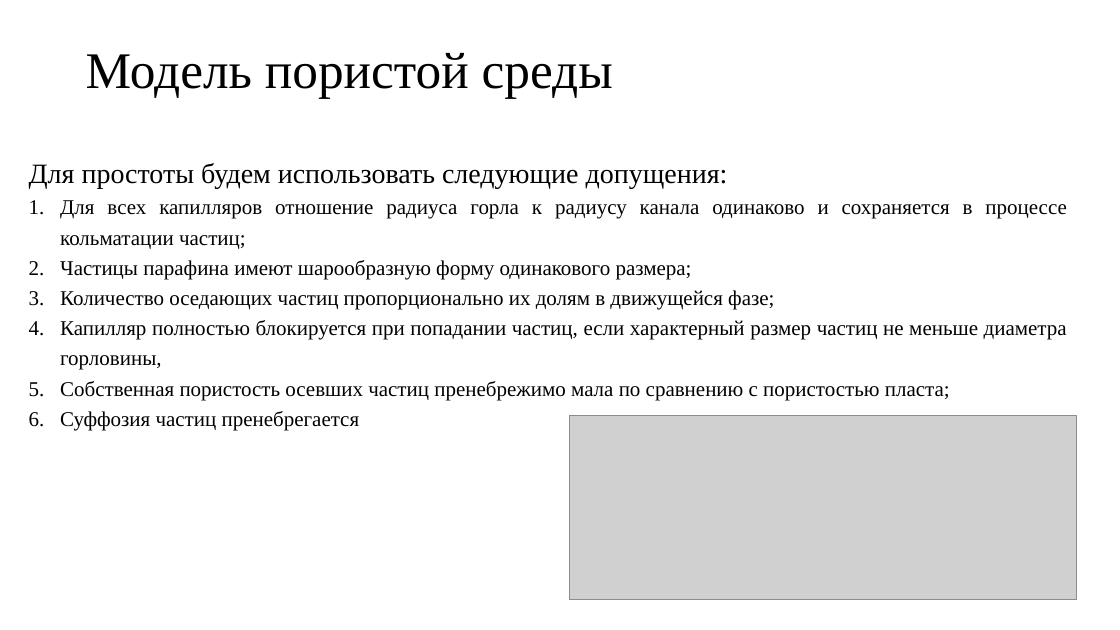
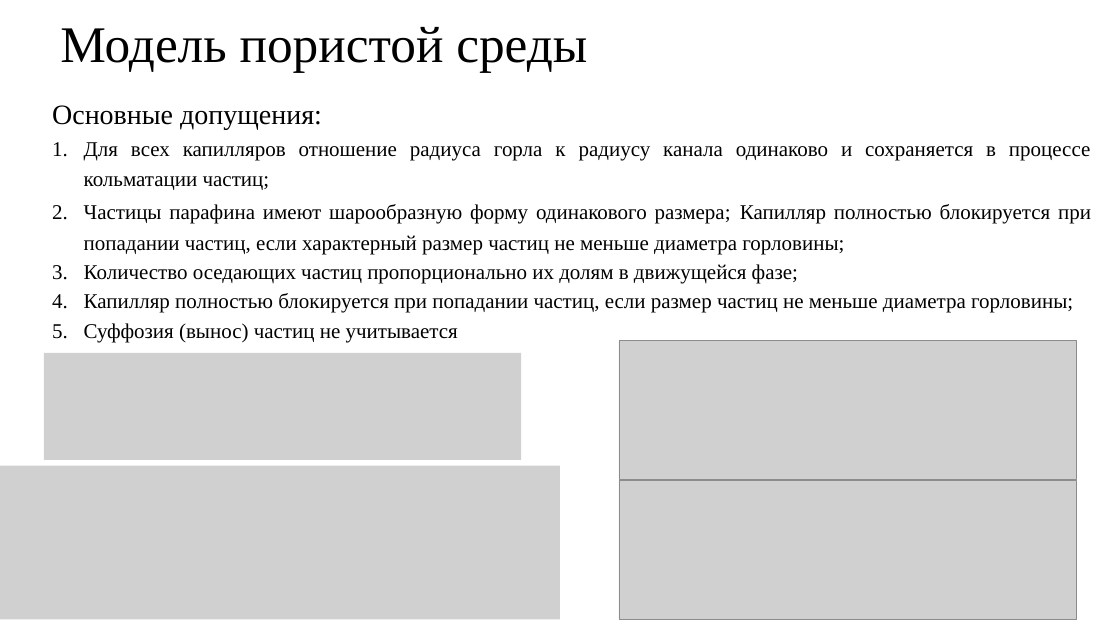
Before and after one commit to 1g0g0r/reservoir-simulator, a slide deck: slide 4 of resources/Лазарев.pptx. Drawn at 1120x630 pixels with LibreOffice and Linux fonts; fonts in the diff are those of the drawing; grey boxes stand for pictures. Boxes give left, top, right and bottom in pixels: in the first picture for what was removed or moved away, otherwise in the second. Text is boxed around its words. In the diff, an @@ line names an element or a change of style, - is before the commit and + after.

```diff
--- a/resources/Лазарев.pptx
+++ b/resources/Лазарев.pptx
@@ text "Модель пористой среды": place and size @@
-text "Модель пористой среды" at box(86, 53, 613, 98)
+text "Модель пористой среды" at box(60, 27, 587, 72)
@@ text "Основные допущения:": place and size @@
-text "Основные допущения:" at box(29, 163, 1067, 431)
+text "Основные допущения:" at box(52, 105, 1091, 343)
@@ text at box(52, 105, 322, 130): text changed @@
-Для простоты будем использовать следующие допущения:
+Основные допущения:
@@ text at box(84, 204, 1091, 255): text changed @@
-2. Частицы парафина имеют шарообразную форму одинакового размера;
+2. Частицы парафина имеют шарообразную форму одинакового размера; Капилляр полностью блокируется при попадании частиц, если характерный размер частиц не меньше диаметра горловины;
@@ text at box(84, 264, 798, 284): line spacing 1.2 to 1.15 @@
@@ text at box(84, 293, 1073, 343): text changed @@
-4. Капилляр полностью блокируется при попадании частиц, если характерный размер частиц не меньше диаметра горловины,
-5. Собственная пористость осевших частиц пренебрежимо мала по сравнению с пористостью пласта;
-6. Суффозия частиц пренебрегается
+4. Капилляр полностью блокируется при попадании частиц, если размер частиц не меньше диаметра горловины;
+5. Суффозия (вынос) частиц не учитывается
@@ picture added at box(44, 353, 521, 460) @@
@@ picture added at box(619, 341, 1076, 480) @@
@@ picture added at box(0, 465, 560, 619) @@
@@ picture: place and size @@
-picture at box(570, 415, 1076, 600)
+picture at box(619, 481, 1076, 619)
```
Also in this commit, not shown: 2 other slides changed, 1 slide removed, 1 other file.
